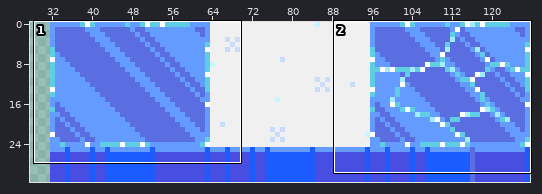
Pixel-art file, stored at art/tiles.aseprite. Above: a wide view before the commit, with the close-up outlined.
Close-up. Before the edit:
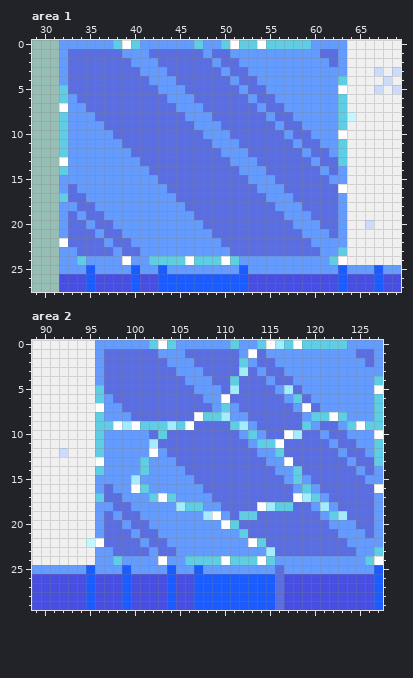
128x32 pixels, 1 frame. Shown: area 1: x 29..69, y 0..27; area 2: x 89..127, y 0..29. The wide view leaves out empty margins.
The result:
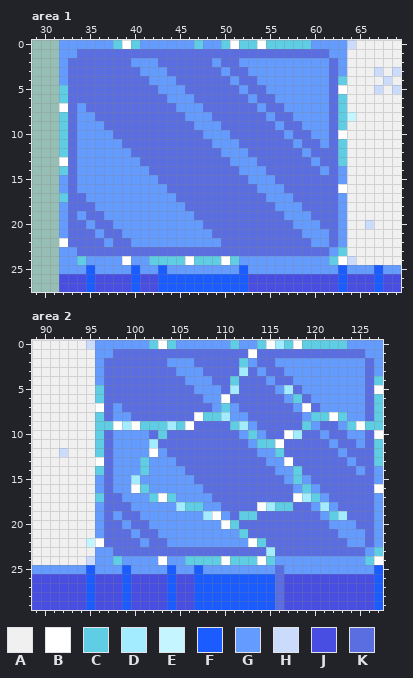
Palette (. is transparent): A #f0f0f0  B #ffffff  C #5fcde4  D #a3ebff  E #c5f6ff  F #1a5cff  G #639bff  H #cbdbfc  J #474ee1  K #5b6ee1
Changes in this commit:
Area 1:
y 0: x 64 A -> H
y 1: x 33 K -> G; x 39..41 GGG -> KKK; x 48 G -> K; x 51..60 GGGGGGGGGG -> KKKKKKKKKK; x 62 K -> G
y 3..5: x 62 G -> K
y 6..12: x 33 G -> K; x 62 G -> K
y 13..14: x 33 G -> K
y 15: x 33 G -> K; x 62 G -> K
y 18: x 33 G -> K
y 22: x 62 G -> K
y 23: x 38 G -> K; x 41..50 GGGGGGGGGG -> KKKKKKKKKK; x 61 G -> K
y 24: x 64 A -> H
Area 2:
y 0: x 95 A -> H
y 1: x 97 K -> G; x 103..105 GGG -> KKK; x 112 G -> K; x 115..124 GGGGGGGGGG -> KKKKKKKKKK; x 126 K -> G
y 3..5: x 126 G -> K
y 6..8: x 97 G -> K; x 126 G -> K
y 10..12: x 97 G -> K; x 126 G -> K
y 13..14: x 97 G -> K
y 15: x 97 G -> K; x 126 G -> K
y 18: x 97 G -> K
y 22: x 126 G -> K
y 23: x 102 G -> K; x 105..114 GGGGGGGGGG -> KKKKKKKKKK; x 125 G -> K
y 24: x 95 A -> H
